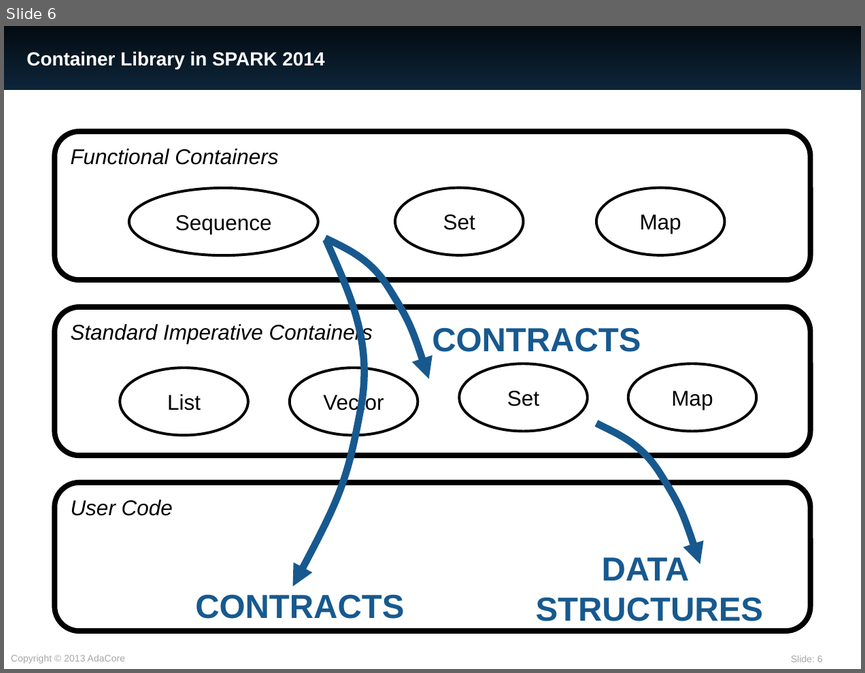
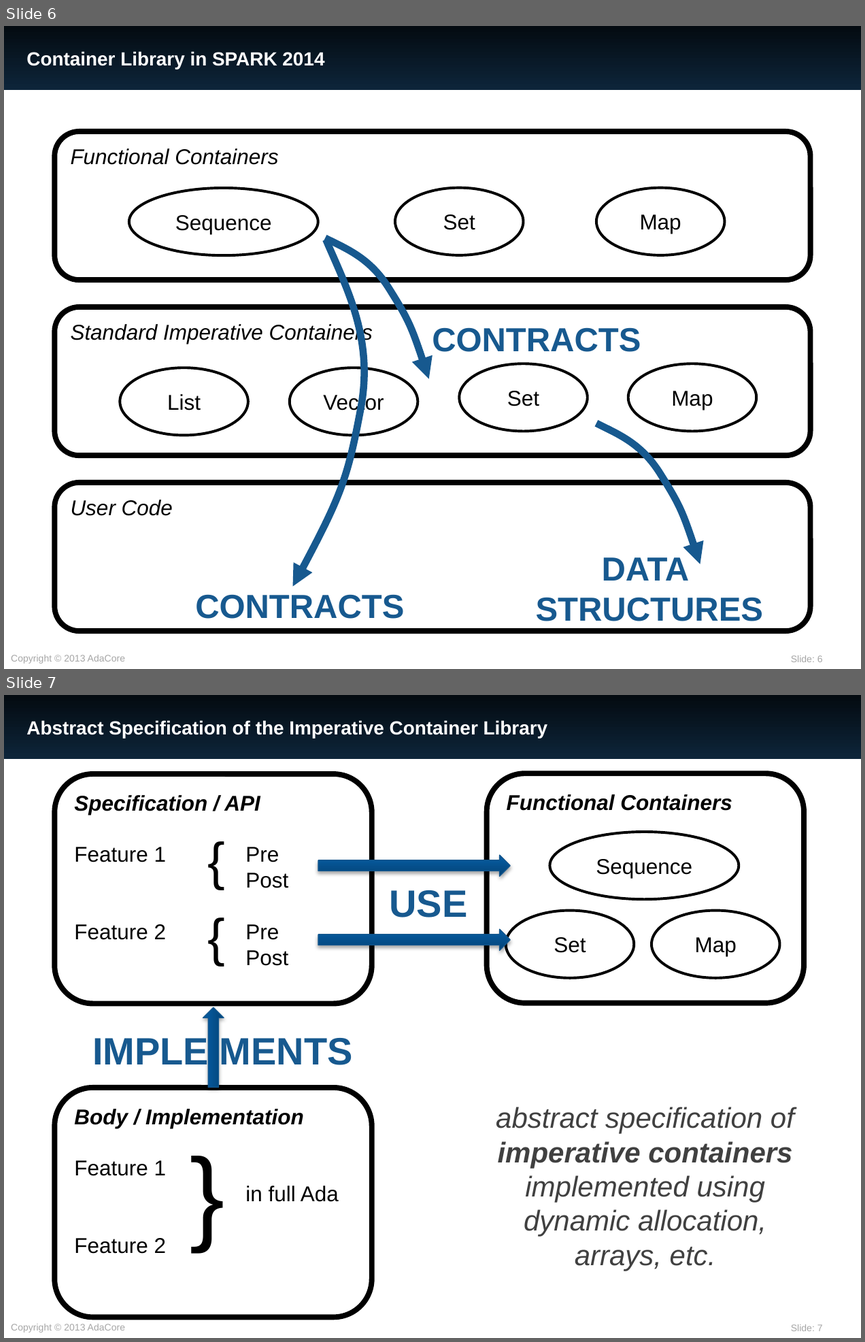
Before and after one commit to AdaCore/spark2014, a slide deck: slides/RSSRail_2016/SPARK.pptx. Shown one above the other, each under a label of ours: slide 6 before the commit, slides 6 and 7 after it. The pictures are 865x673 and 865x1342 pixels, drawn with LibreOffice and Linux fonts; fonts in the diff are those of the drawing. Boxes give left, top, right and bottom in pixels: in the first picture for what was removed or moved away, otherwise in the second. Text is boxed around its words. In the diff, an @@ line names an element or a change of style, - is before the commit and + after.

```diff
--- a/slides/RSSRail_2016/SPARK.pptx
+++ b/slides/RSSRail_2016/SPARK.pptx
@@ slide 7 added at (4, 695, 861, 1338), background #FFFFFF; not listed: 3 template elements that a slide beside it also shows @@
@@ title added at (26, 720, 548, 738), 16 pt, text #FFFFFF, bold @@
+Abstract Specification of the Imperative Container Library
@@ rounded rectangle added at (54, 774, 372, 1004), fill #FFFFFF, outline #000000 4.5 pt, 18 pt, text #000000 @@
+Specification / API
+Feature 1 Pre
+Post
+Feature 2 Pre
+Post
@@ rounded rectangle added at (486, 774, 804, 1004), fill #FFFFFF, outline #000000 4.5 pt, 18 pt, text #000000, bold, italic @@
+Functional Containers
@@ text added at (193, 824, 234, 896), 44 pt, text #000000 @@
+{
@@ ellipse added at (550, 832, 738, 900), fill #FFFFFF, outline #000000 2.25 pt, 18 pt, text #000000 @@
+Sequence
@@ right arrow added at (318, 855, 511, 877), fill gradient #044478 to #05589C to #0259A0, outline #14578F 0.75 pt @@
@@ text added at (390, 890, 468, 917), 32 pt, text #17598F, bold @@
+USE
@@ text added at (193, 899, 234, 971), 44 pt, text #000000 @@
+{
@@ ellipse added at (506, 910, 634, 978), fill #FFFFFF, outline #000000 2.25 pt, 18 pt, text #000000 @@
+Set
@@ ellipse added at (652, 910, 781, 978), fill #FFFFFF, outline #000000 2.25 pt, 18 pt, text #000000 @@
+Map
@@ right arrow added at (318, 929, 511, 950), fill gradient #044478 to #05589C to #0259A0, outline #14578F 0.75 pt @@
@@ right arrow added at (203, 1007, 224, 1087), fill gradient #044478 to #05589C to #0259A0, outline #14578F 0.75 pt @@
@@ text added at (92, 1034, 353, 1071), 32 pt, text #17598F, bold @@
+IMPLE MENTS
@@ rounded rectangle added at (54, 1087, 372, 1317), fill #FFFFFF, outline #000000 4.5 pt, 18 pt, text #000000 @@
+Body / Implementation
+Feature 1
+in full Ada
+Feature 2
@@ text added at (496, 1106, 794, 1270), 24 pt, text #404040, italic @@
+abstract specification of imperative containers
+implemented using dynamic allocation, arrays, etc.
@@ text added at (193, 1151, 234, 1286), 88 pt, text #000000 @@
+{
```
Also in this commit, not shown: 3 slides changed, 10 other slides added.
